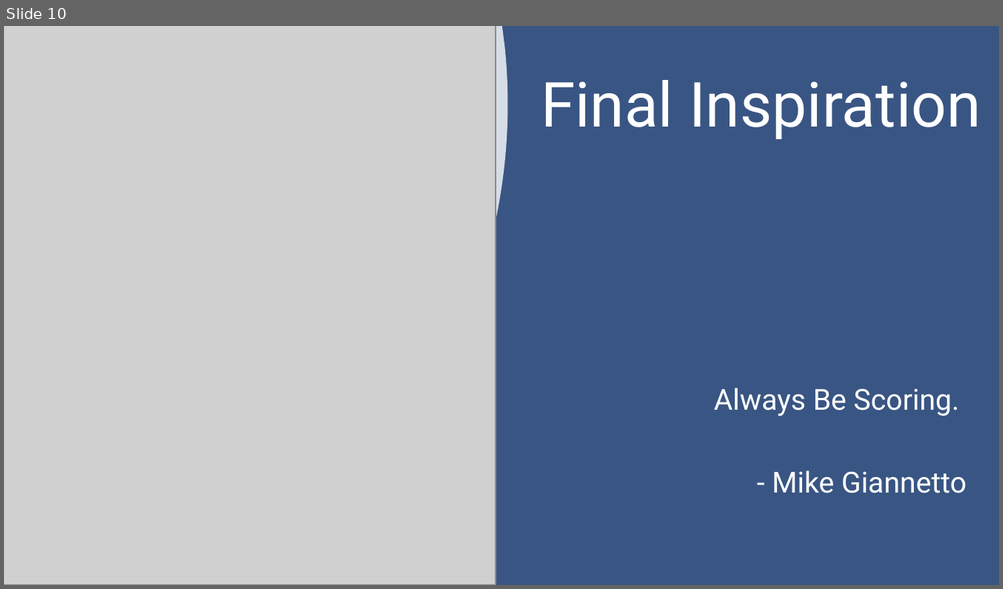
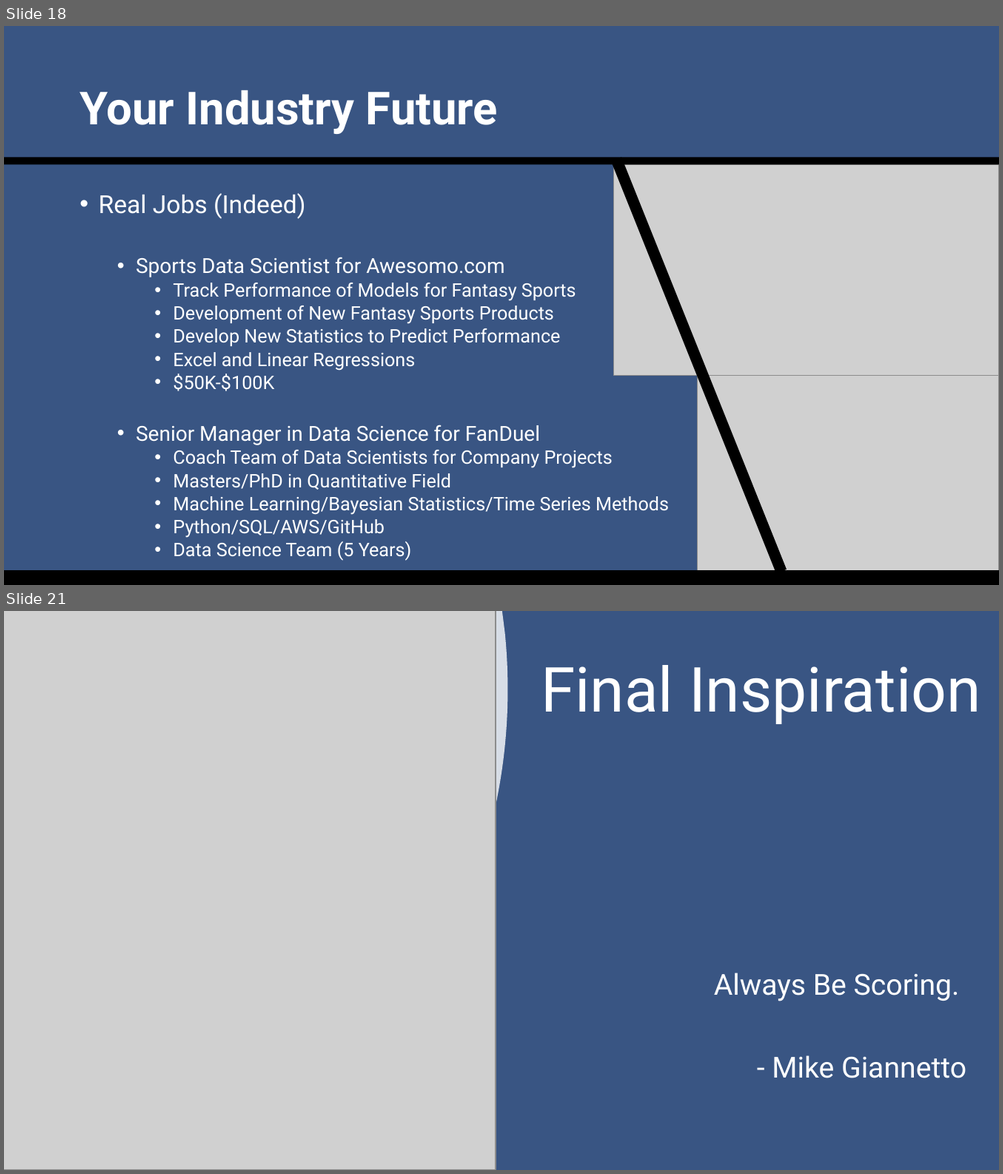
Before and after one commit to SuperMarioGiacomazzo/STOR390_WEBSITE, a slide deck: Slides/Sports Analytics 3/Sports_Analytics_3_Lecture.pptx. Shown one above the other, each under a label of ours: slide 10 before the commit, slides 18 and 21 after it; the slides between them are not shown. The pictures are 1003x589 and 1003x1174 pixels, drawn with LibreOffice and Linux fonts; fonts in the diff are those of the drawing; grey boxes stand for pictures. Boxes give left, top, right and bottom in pixels: in the first picture for what was removed or moved away, otherwise in the second. Text is boxed around its words. In the diff, an @@ line names an element or a change of style, - is before the commit and + after.

```diff
--- a/Slides/Sports Analytics 3/Sports_Analytics_3_Lecture.pptx
+++ b/Slides/Sports Analytics 3/Sports_Analytics_3_Lecture.pptx
@@ slide 18 added at (4,26,999,585), background #395583 @@
@@ title added at (79,90,498,134), 44 pt, text #FFFFFF, bold @@
+Your Industry Future
@@ rectangle added at (4,157,999,165), fill #000000 @@
@@ rectangle added at (611,157,786,574), fill #000000 @@
@@ picture added at (614,165,999,376) @@
@@ text added at (99,193,669,561), 18 pt, text #FFFFFF @@
+• Real Jobs (Indeed)
+  • Sports Data Scientist for Awesomo.com
+    • Track Performance of Models for Fantasy Sports
+    • Development of New Fantasy Sports Products
+    • Develop New Statistics to Predict Performance
+    • Excel and Linear Regressions
+    • $50K-$100K
+  • Senior Manager in Data Science for FanDuel
+    • Coach Team of Data Scientists for Company Projects
+    • Masters/PhD in Quantitative Field
+    • Machine Learning/Bayesian Statistics/Time Series Methods
+    • Python/SQL/AWS/GitHub
+    • Data Science Team (5 Years)
@@ picture added at (697,375,999,585) @@
@@ rectangle added at (4,571,999,585), fill #000000 @@
@@ what was slide 10 is now slide 21 @@
```
Also in this commit, not shown: 5 slides changed, 13 other slides added, 3 slides removed, 3 other files.
